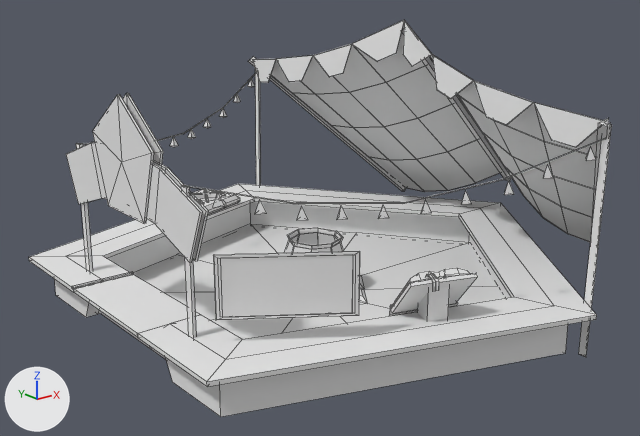
One commit to the OBJ model public/assets/models/area.obj: the scene before it, then after it.
Rendered twice from a 50 mm lens placed at (-20.4, -25.9, 13.7), pointed at (0.3, 0.0, 3.3). Every picture has the same lights, and +X, +Y and +Z are marked at lower left. Mesh edges are drawn as thin lines. Where no turn or scale is listed for an object, it has been applied to the vertices.

Before the edit, the objects in view are built like this:
```python
me_area = bpy.data.meshes.new('area')
me_area.from_pydata(...)  # 1160 vertices, 1108 faces; spans x -9.0..11.7, y -10.6..10.6, z -0.1..10.7
me_area.materials.append(mat_lambert2sg)  # white #e7e7e7
ob_area = bpy.data.objects.new('area', me_area)
ob_area.location = (0.0, 0.0, 0.0)
```
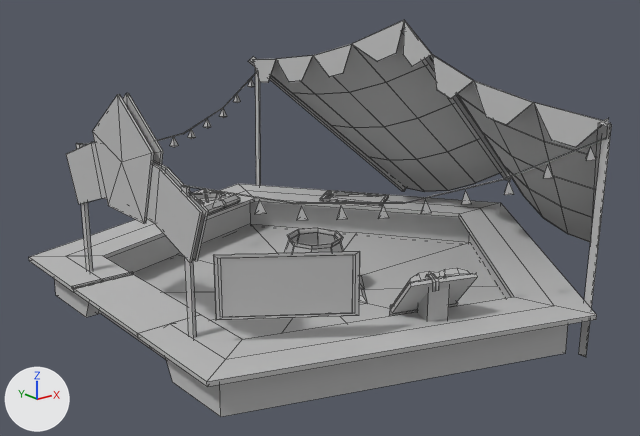
Changed parts and their boxes [x1, y1, x2, y2] in the pictures (640 x 436 px):
part 1 of me_area, added: after [320, 191, 388, 206]
part 2 of me_area, recoloured: [29, 20, 612, 417] in both

The change, as a diff of the scene's bpy script:
```diff
--- a/public/assets/models/area.obj.py
+++ b/public/assets/models/area.obj.py
@@ mat_initialshadinggroup @@
+mat_initialshadinggroup = principled_material('initialShadingGroup')
+mat_initialshadinggroup.base_color = (0.5, 0.5, 0.5)  # grey #bcbcbc
+mat_initialshadinggroup.roughness = 1.0
@@ me_area @@
 # used by ob_area; location = (0.0, 0.0, 0.0)
-me_area.from_pydata(...)  # 1160 vertices, 1108 faces; spans x -9.0..11.7, y -10.6..10.6, z -0.1..10.7
+me_area.from_pydata(...)  # 1212 vertices, 1205 faces; spans x -9.0..11.7, y -10.6..10.6, z -0.2..10.7
+# me_area part 1: a new loose piece of 48 vertices spanning x 4.7..7.6, y 3.1..6.4, z 1.9..2.0, in mat_initialshadinggroup (grey #bcbcbc)
+# me_area part 2: 1098 faces spanning x -9.0..11.7, y -10.6..10.6, z -0.1..10.7 switch from mat_lambert2sg (white #e7e7e7) to mat_initialshadinggroup (grey #bcbcbc)
```
